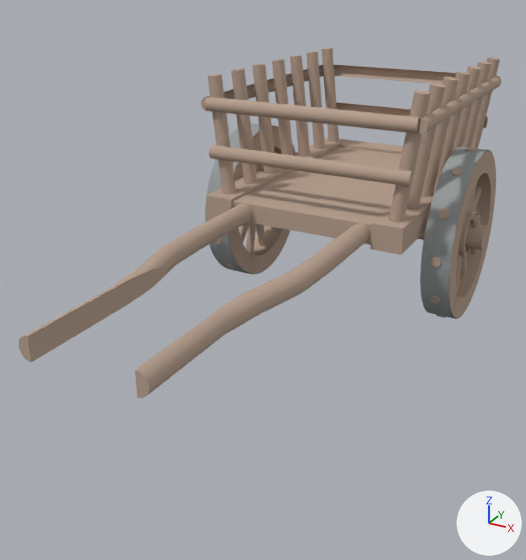
Two versions of the Blender file development/graphics/vehicles/wagon/wagon.blend, one commit apart.
One viewpoint serves both versions: a camera (50 mm lens) standing at (2.61, -8.56, 5.57) and looking at (-2.18, 0.16, 1.21). The axes (+X, +Y, +Z) are drawn at lower right. The lights are the same throughout.

In view in the first picture: 'Tyre001', 'Tyre001.001', 'cartBase', 'cartBaseSupport001', 'cartBaseSupport002', 'cartBaseSupportRear', 'cartGroup', 'frontBeam', 'frontBeam.001', 'frontBeam.004', 'frontBeam.005', 'metalRim001', 'upRightBeam', 'upRightBeam.001', 'upRights001', 'upRights001.001', 'yoke001.001'.
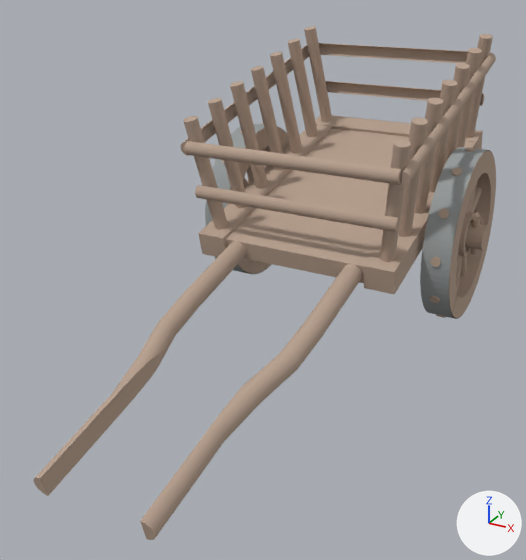
Changed parts and their boxes [x1, y1, x2, y2] in the pictures (526 x 560 px):
'cartBase', moved, turned: before [233, 147, 402, 245]; after [225, 128, 409, 283]
'cartGroup', moved, turned: before [135, 223, 370, 398]; after [140, 263, 362, 540]
'yoke001.001', moved, turned: before [19, 203, 253, 362]; after [33, 240, 247, 496]
'upRights001.001', moved, turned: before [208, 48, 339, 194]; after [183, 26, 332, 230]
'upRights001', moved, turned: before [389, 57, 500, 222]; after [380, 34, 493, 262]
'frontBeam', moved, turned: before [205, 97, 420, 134]; after [184, 141, 401, 185]
'frontBeam.001', moved, turned: before [209, 145, 412, 187]; after [195, 185, 399, 232]
'cartBaseSupport001', moved, turned: before [370, 186, 436, 255]; after [363, 141, 476, 295]
'cartBaseSupport002', moved, turned: before [206, 143, 339, 219]; after [198, 125, 332, 257]
'frontBeam.005', moved, turned: before [334, 65, 456, 84]; after [319, 43, 468, 64]
'upRightBeam', moved, turned: before [418, 76, 501, 134]; after [401, 53, 496, 186]
'frontBeam.004', moved, turned: before [336, 102, 488, 128]; after [325, 81, 484, 106]
'cartBaseSupportRear', moved, turned: before [325, 138, 403, 154]; after [315, 115, 483, 149]
'upRightBeam.001', moved, turned: before [201, 65, 323, 111]; after [180, 45, 309, 156]
'Tyre001.001', unchanged, covered by the edit: before [228, 126, 295, 274]; after [228, 127, 289, 274]

What changed in the scene script:
```text
Change ob_yoke001_001:
    ob_yoke001_001.location: (-2.94, -1.51, 1.92) -> (-2.94, -1.65, 0.8)
    ob_yoke001_001.rotation_euler: (1.571, 0.0, 0.0) -> (1.809, 0.0, 0.0)  # degrees (90, 0, 0) -> degrees (104, 0, 0)
Change ob_frontbeam_005:
    ob_frontbeam_005.location: (-1.97, 5.46, 3.53) -> (-1.97, 4.74, 4.01)
    ob_frontbeam_005.rotation_euler: (1.571, 0.0, 4.712) -> (1.571, 0.239, 4.712)  # degrees (90, 0, 270) -> degrees (90, 14, 270)
Change ob_frontbeam_004:
    ob_frontbeam_004.location: (-1.97, 5.46, 2.79) -> (-1.97, 4.91, 3.29)
    ob_frontbeam_004.rotation_euler: (1.571, 0.0, 4.712) -> (1.571, 0.239, 4.712)  # degrees (90, 0, 270) -> degrees (90, 14, 270)
Change ob_frontbeam_001:
    ob_frontbeam_001.location: (-1.97, 1.07, 2.79) -> (-1.97, 0.65, 2.25)
    ob_frontbeam_001.rotation_euler: (1.571, 0.0, 4.712) -> (1.571, 0.239, 4.712)  # degrees (90, 0, 270) -> degrees (90, 14, 270)
Change ob_frontbeam:
    ob_frontbeam.location: (-1.97, 1.07, 3.53) -> (-1.97, 0.48, 2.97)
    ob_frontbeam.rotation_euler: (1.571, 0.0, 4.712) -> (1.571, 0.239, 4.712)  # degrees (90, 0, 270) -> degrees (90, 14, 270)
Change ob_uprightbeam_001:
    ob_uprightbeam_001.location: (-3.76, 3.24, 3.53) -> (-3.76, 2.58, 3.49)
    ob_uprightbeam_001.rotation_euler: (1.571, 0.122, 0.0) -> (1.811, 0.119, 0.029)  # degrees (90, 7, 0) -> degrees (104, 6.8, 1.7)
Change ob_uprightbeam:
    ob_uprightbeam.location: (-0.26, 3.24, 3.53) -> (-0.26, 2.58, 3.49)
    ob_uprightbeam.rotation_euler: (1.571, 0.122, 0.0) -> (1.811, 0.119, 0.029)  # degrees (90, 7, 0) -> degrees (104, 6.8, 1.7)
Change ob_uprights001_001:
    ob_uprights001_001.location: (-3.46, 1.18, 2.92) -> (-3.46, 0.73, 2.4)
    ob_uprights001_001.rotation_euler: (0.0, 0.122, 0.0) -> (0.24, 0.119, 0.029)  # degrees (0, 7, 0) -> degrees (14, 6.8, 1.7)
Change ob_cartgroup:
    ob_cartgroup.location: (-0.98, -1.51, 1.92) -> (-0.98, -1.65, 0.8)
    ob_cartgroup.rotation_euler: (1.571, 0.0, 0.0) -> (1.809, 0.0, 0.0)  # degrees (90, 0, 0) -> degrees (104, 0, 0)
Change ob_cartbasesupportrear:
    ob_cartbasesupportrear.location: (-1.97, 5.38, 1.92) -> (-1.97, 5.04, 2.43)
    ob_cartbasesupportrear.rotation_euler: (0.0, 0.0, 1.571) -> (0.0, -0.239, 1.571)  # degrees (0, 0, 90) -> degrees (0, -14, 90)
Change ob_cartbasesupport002:
    ob_cartbasesupport002.location: (-3.38, 3.0, 1.92) -> (-3.38, 2.73, 1.86)
    ob_cartbasesupport002.rotation_euler: (0.0, 0.0, 0.0) -> (0.239, 0.0, 0.0)  # degrees (0, 0, 0) -> degrees (14, 0, 0)
Change ob_cartbasesupport001:
    ob_cartbasesupport001.location: (-0.56, 3.0, 1.92) -> (-0.56, 2.73, 1.86)
    ob_cartbasesupport001.rotation_euler: (0.0, 0.0, 0.0) -> (0.239, 0.0, 0.0)  # degrees (0, 0, 0) -> degrees (14, 0, 0)
Change ob_uprights001:
    ob_uprights001.location: (-0.44, 1.18, 2.92) -> (-0.44, 0.73, 2.4)
    ob_uprights001.rotation_euler: (0.0, 0.122, 0.0) -> (0.24, 0.119, 0.029)  # degrees (0, 7, 0) -> degrees (14, 6.8, 1.7)
Change ob_cartbase:
    ob_cartbase.location: (-1.98, 3.03, 1.92) -> (-1.98, 2.76, 1.87)
    ob_cartbase.rotation_euler: (0.0, 0.0, 0.0) -> (0.239, 0.0, 0.0)  # degrees (0, 0, 0) -> degrees (14, 0, 0)
```
